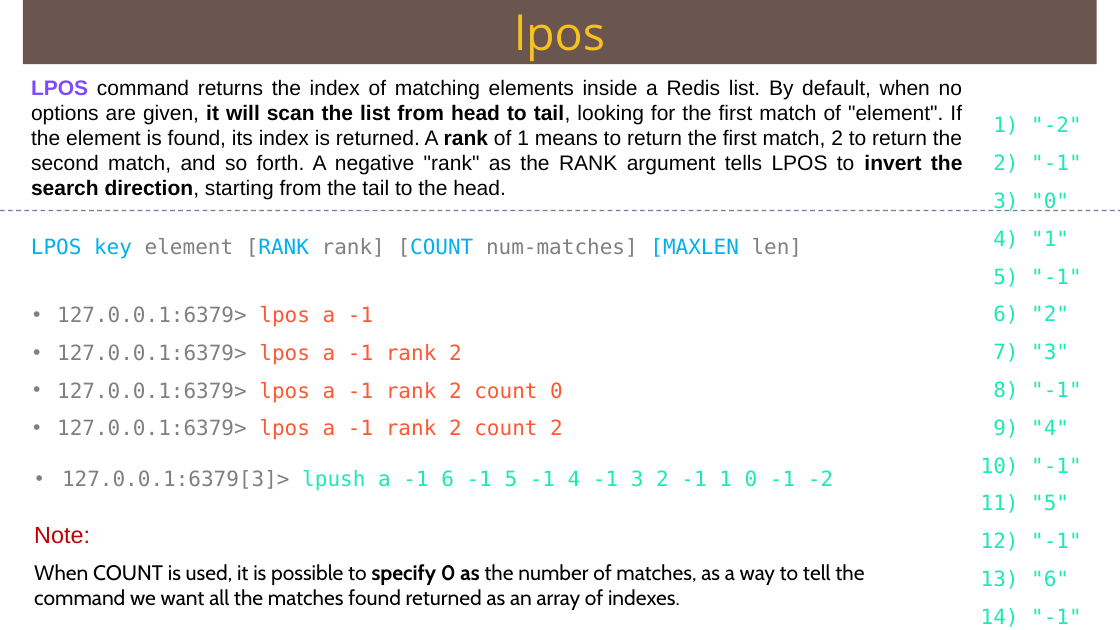
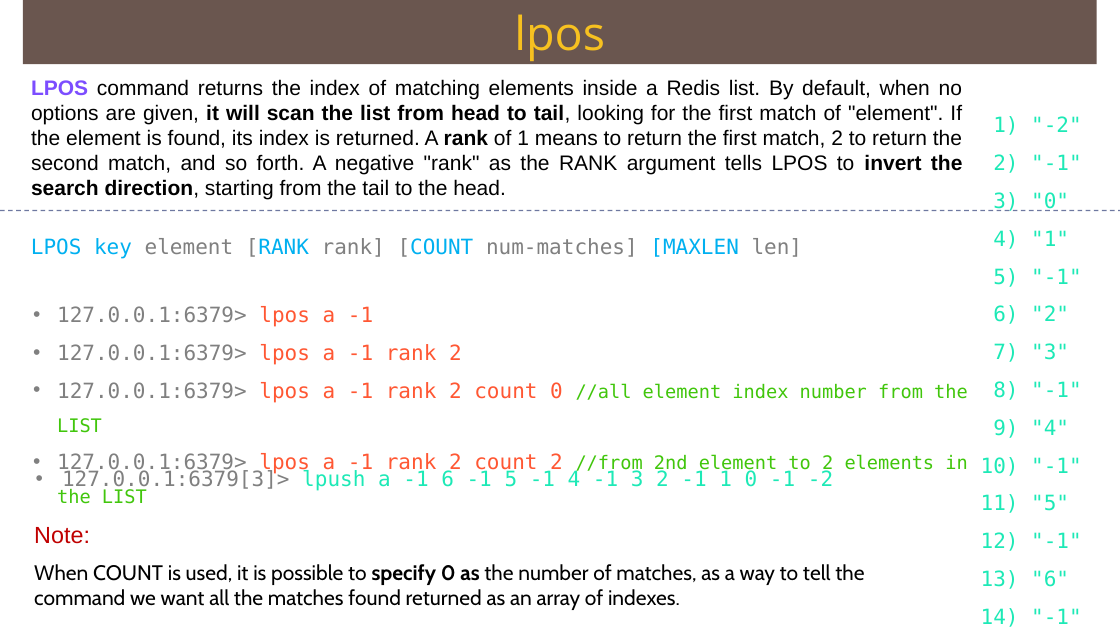
Before and after one commit to Saleel-Bagde/PPT-s, a slide deck: slide 47 of redis Ver2.pptx. Drawn at 1120x630 pixels with LibreOffice and Linux fonts; fonts in the diff are those of the drawing. Boxes give left, top, right and bottom in pixels: in the first picture for what was removed or moved away, otherwise in the second. Text is boxed around its words. In the diff, an @@ line names an element or a change of style, - is before the commit and + after.

```diff
--- a/redis Ver2.pptx
+++ b/redis Ver2.pptx
@@ text at (57, 382, 968, 504): text changed; size 18 to 16 pt; text colour #FF5733 to #41C60C @@
-• 127.0.0.1:6379> lpos a -1 rank 2 count 0
-• 127.0.0.1:6379> lpos a -1 rank 2 count 2
+• 127.0.0.1:6379> lpos a -1 rank 2 count 0 //all element index number from the LIST
+• 127.0.0.1:6379> lpos a -1 rank 2 count 2 //from 2nd element to 2 elements in the LIST
```
Also in this commit, not shown: 3 other slides changed, 1 slide added.
